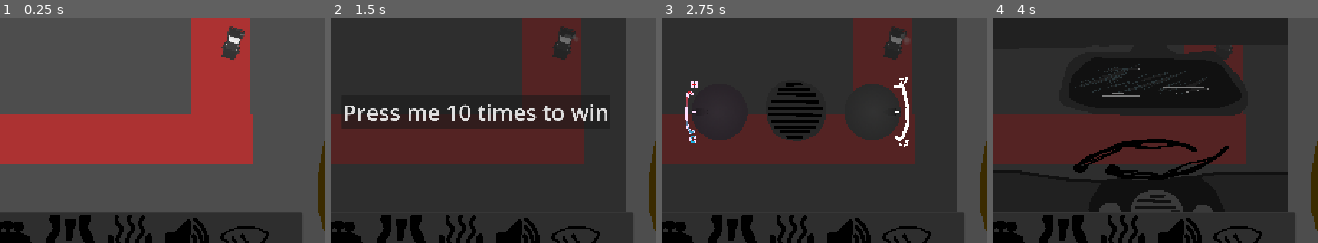
Above: before the commit, frames 1-4 (left to right).
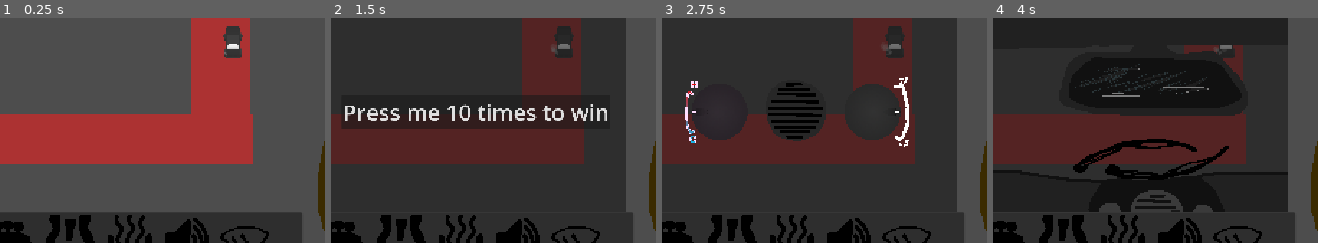
Above: after the commit, the same moments.

Repository: DBorgKiwami/game-jam-2
Game: Godot game, scene res://levels/testlevel.tscn
Two runs of this game, one before a commit and one after it. Both use one fixed random seed, a clock stepped at 60 frames per second and the inputs below. The engine's default icon, where the game draws it, is replaced by a stand-in: a white triangle on a blue panel in a dark square.
Inputs (mouse positions are % of the whole screen's width and height, from its top left):
- Up to frame 1 (0.25 s): no input
- Up to frame 2 (1.5 s): click (28, 94) at 0.5 s; click (36, 94) at 1.25 s
- Up to frame 3 (2.75 s): click (45, 94) at 2 s
- Up to frame 4 (4 s): click (54, 94) at 2.75 s; click (63, 94) at 3.5 s
The pictures show only the part of the screen within x 26-76%, y 44-94%; the shares and areas given below are measured in that part.

The runs differ from the first frame. In frame 1, 0.4% of the frame differs, in the area x 68-76%, y 3-19%; in frame 2, 0.4%; in frame 3, 0.4%, in the area x 67-76%, y 3-19%; in frame 4, 0.2%.

Commit message:
Particles and sound effects

Diff:
--- a/levels/testlevel.tscn
+++ b/levels/testlevel.tscn
@@ -20,7 +20,6 @@
 
 [node name="Car" parent="." unique_id=2090852087 instance=ExtResource("1_04qlu")]
 position = Vector2(1004, 510)
-rotation = -2.8331912
 
 [node name="DirtTexture" type="Sprite2D" parent="." unique_id=1659279530]
 visible = false
--- a/minigames/engines.gd
+++ b/minigames/engines.gd
@@ -35,7 +35,8 @@
 			#print(ripcord.position.distance_to(ripcordOrigin))
 			ripped()
 		else:
-			$Bad.playing = true
+			if visible:
+				$Bad.playing = true
 		beingClicked = false
 		ripcord.rotation = 0
 	if !beingClicked:
@@ -43,6 +44,7 @@
 
 func ripped():
 	$Good.playing = true
+	$"Ripcord Hole/GPUParticles2D".emitting = true
 	rips = rips + 1
 	for i in range(rips % 3):
 		lightIndicators.get_child(i).modulate = Color(0,255,0)
--- a/minigames/engines.tscn
+++ b/minigames/engines.tscn
@@ -3,9 +3,30 @@
 [ext_resource type="Script" uid="uid://y7krux70l706" path="res://minigames/engines.gd" id="1_5yjff"]
 [ext_resource type="Texture2D" uid="uid://bkjwdkc7h1jsb" path="res://images/ripcord section.png" id="1_nyicb"]
 [ext_resource type="Texture2D" uid="uid://bxb37eekn4761" path="res://images/ripcord.png" id="2_5yjff"]
+[ext_resource type="Texture2D" uid="uid://dxogvqxikdhm5" path="res://particles/lightning.png" id="3_ih4jm"]
 [ext_resource type="Texture2D" uid="uid://cqxvl2dhtpspw" path="res://particles/disc.png" id="4_l13bh"]
 [ext_resource type="AudioStream" uid="uid://2dsq3thloo1g" path="res://soundeffects/coin_4.wav" id="5_808hm"]
 [ext_resource type="AudioStream" uid="uid://pdk3tlk6gsef" path="res://soundeffects/power_down.wav" id="6_0oaf8"]
+
+[sub_resource type="Curve" id="Curve_1hgi0"]
+_data = [Vector2(0, 1), 0.0, 0.0, 0, 0, Vector2(0.7519685, 1), 0.0, 0.0, 0, 0, Vector2(1, 0), 0.0, 0.0, 0, 0]
+point_count = 3
+
+[sub_resource type="CurveTexture" id="CurveTexture_0oaf8"]
+curve = SubResource("Curve_1hgi0")
+
+[sub_resource type="ParticleProcessMaterial" id="ParticleProcessMaterial_g4v7s"]
+particle_flag_disable_z = true
+angle_min = 1.0728835e-05
+angle_max = 360.00003
+spread = 25.0
+initial_velocity_min = 200.0
+initial_velocity_max = 300.0
+gravity = Vector3(0, 98, 0)
+scale_min = 0.099999994
+scale_max = 0.099999994
+scale_curve = SubResource("CurveTexture_0oaf8")
+color = Color(1, 1, 0, 1)
 
 [sub_resource type="CapsuleShape2D" id="CapsuleShape2D_g4v7s"]
 radius = 38.0
@@ -39,6 +60,17 @@
 
 [node name="Start Point" type="Marker2D" parent="Ripcord Hole" unique_id=721728511]
 position = Vector2(-34.205, 19.27)
+
+[node name="GPUParticles2D" type="GPUParticles2D" parent="Ripcord Hole" unique_id=1469138304]
+position = Vector2(-39.14776, 19.793816)
+emitting = false
+amount = 10
+texture = ExtResource("3_ih4jm")
+lifetime = 0.2
+one_shot = true
+explosiveness = 0.9
+fixed_fps = 60
+process_material = SubResource("ParticleProcessMaterial_g4v7s")
 
 [node name="Ripcord" type="Sprite2D" parent="." unique_id=320577991]
 z_index = 1
